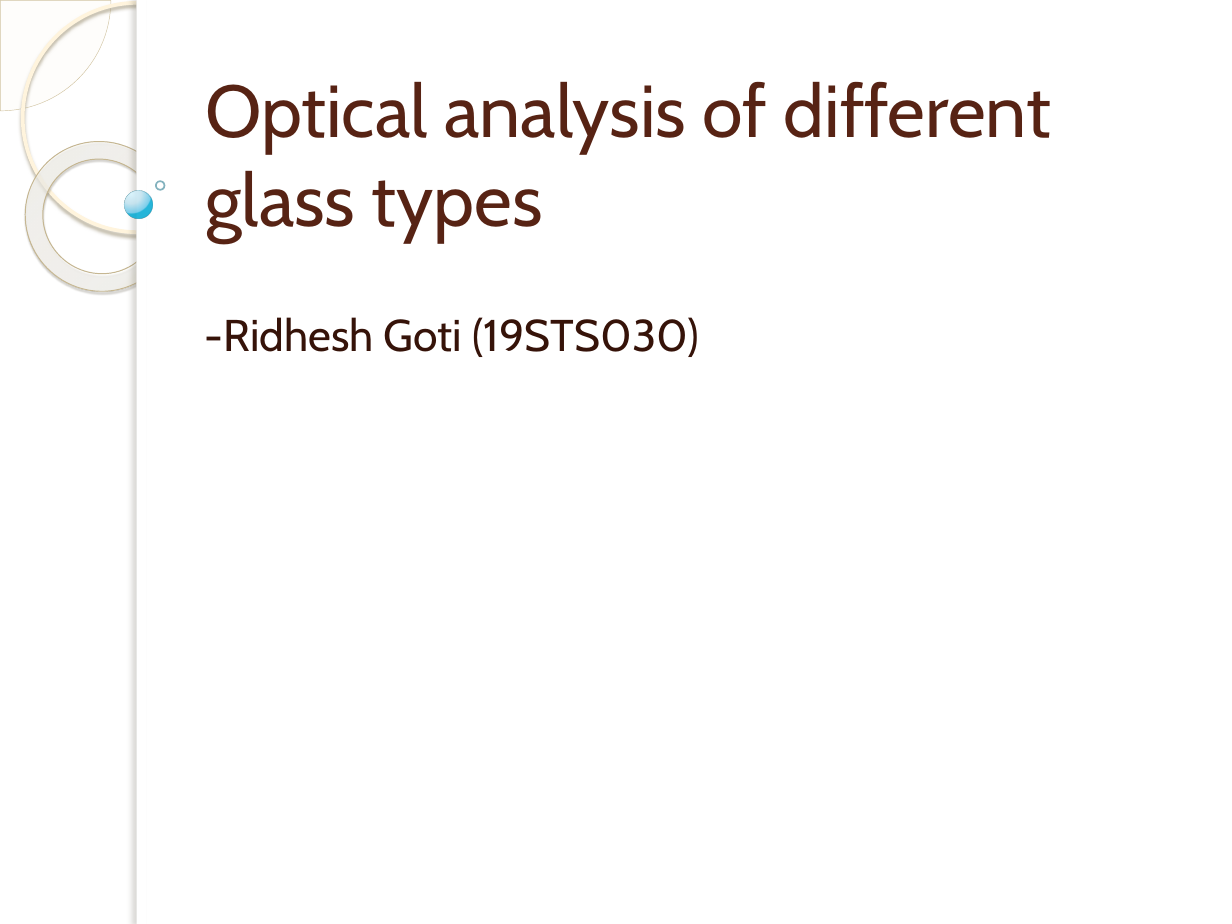
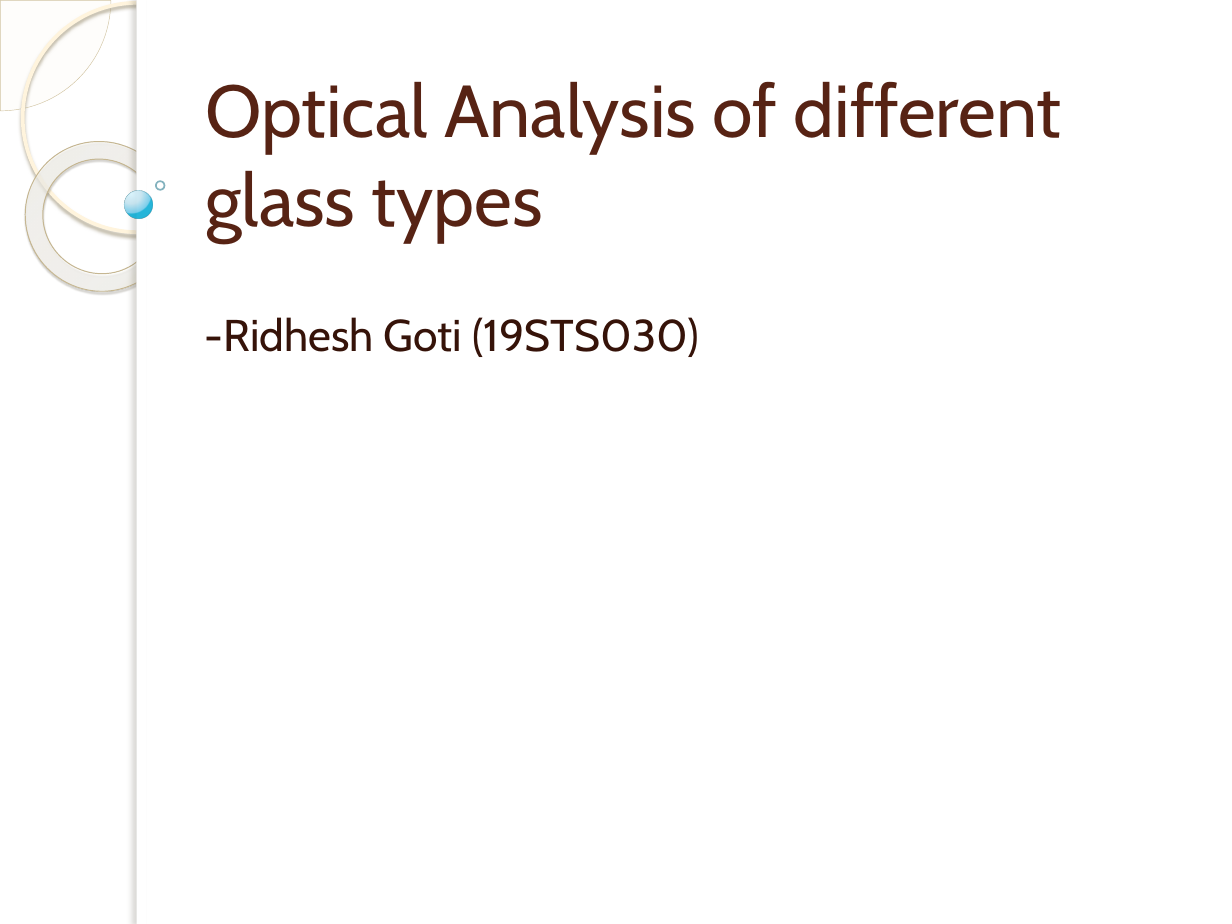
Before and after one commit to rid181198/optical-properties, a slide deck: slide 1 of Optical analysis of different glass types.pptx. Drawn at 1232x924 pixels with LibreOffice and Linux fonts; fonts in the diff are those of the drawing; background and template pictures are left out. Boxes give left, top, right and bottom in pixels: in the first picture for what was removed or moved away, otherwise in the second. Text is boxed around its words. In the diff, an @@ line names an element or a change of style, - is before the commit and + after.

Commit message:
Made final aberration file for different models

```diff
--- a/Optical analysis of different glass types.pptx
+++ b/Optical analysis of different glass types.pptx
@@ title at <box>205,81,1062,242</box>: text changed @@
-Optical analysis of different glass types
+Optical Analysis of different glass types
```
Also in this commit, not shown: 10 other slides changed, 6 slides added, 1 slide removed, 6 other files.
